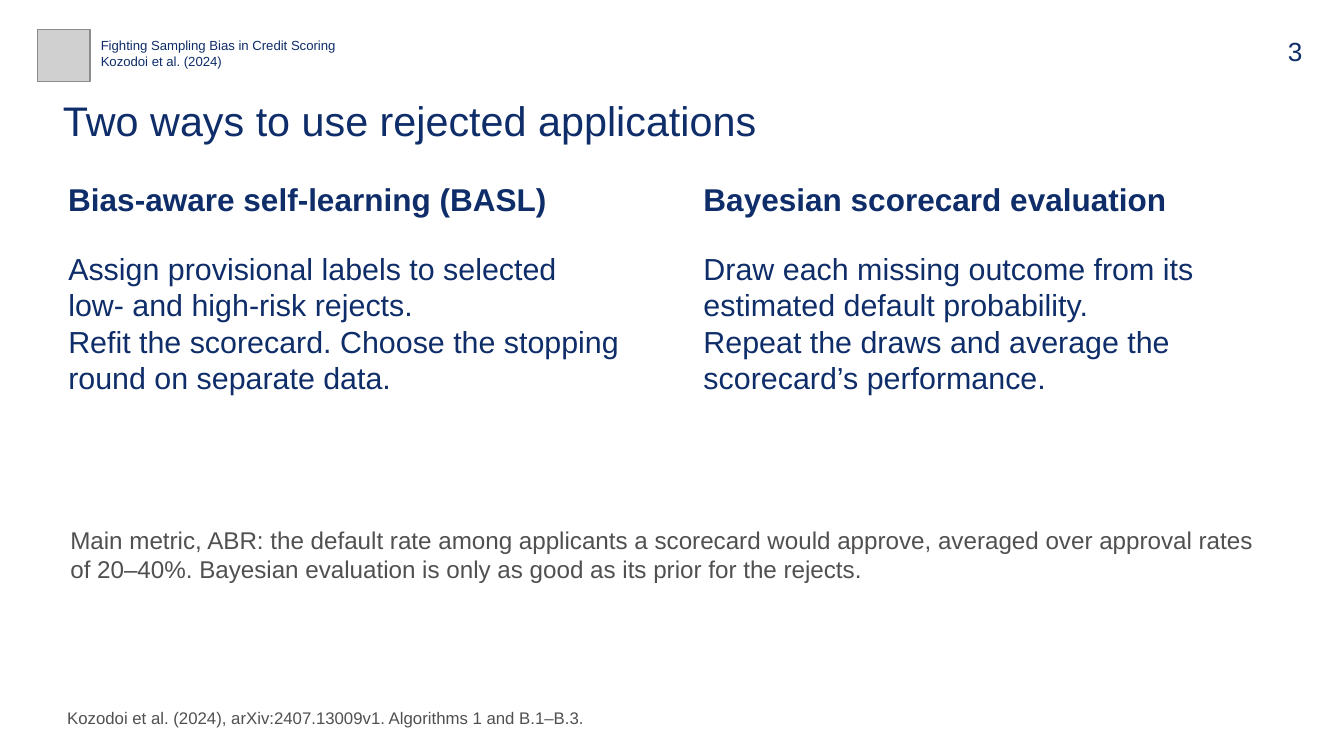
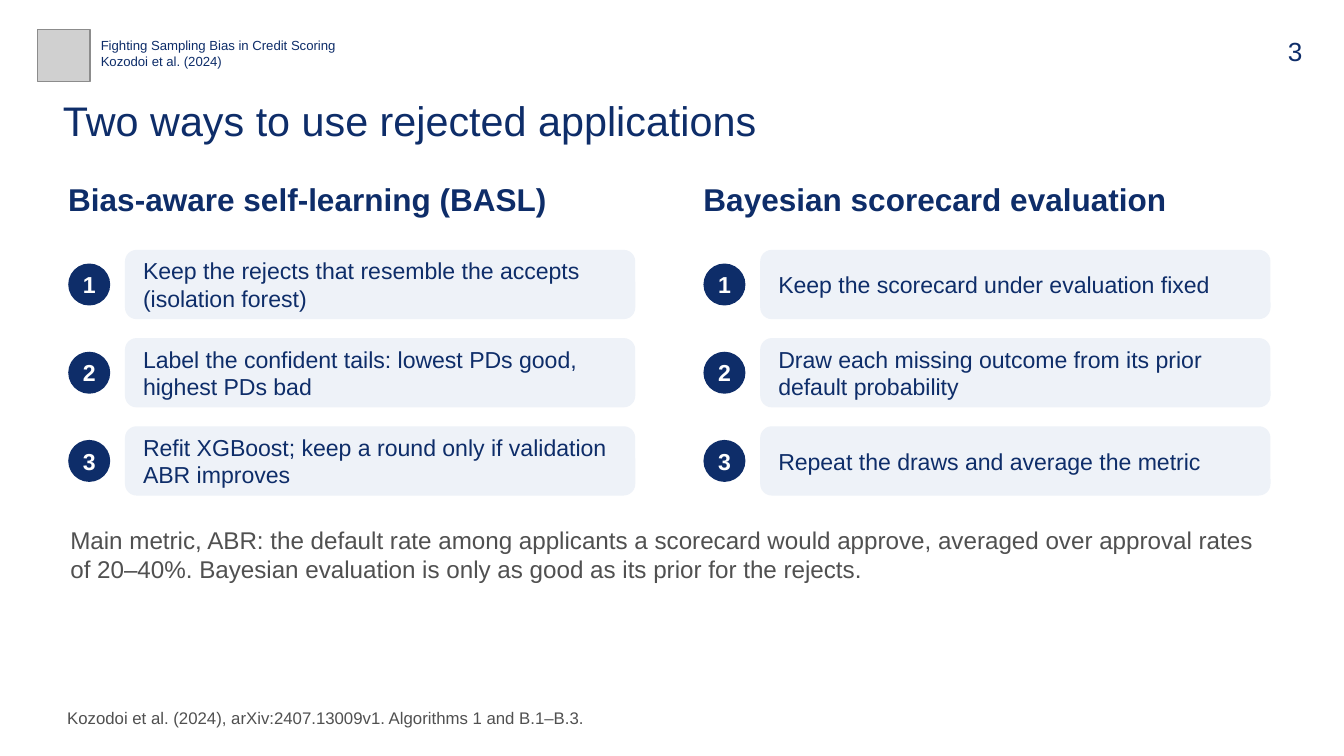
Before and after one commit to bigpurota/paper11, a slide deck: slide 3 of slides/paper11.pptx. Drawn at 1344x756 pixels with LibreOffice and Linux fonts; fonts in the diff are those of the drawing; grey boxes stand for pictures. Boxes give left, top, right and bottom in pixels: in the first picture for what was removed or moved away, otherwise in the second. Text is boxed around its words. In the diff, an @@ line names an element or a change of style, - is before the commit and + after.

```diff
--- a/slides/paper11.pptx
+++ b/slides/paper11.pptx
@@ text removed at (x1=68, y1=258, x2=619, y2=395) @@
-Assign provisional labels to selected low- and high-risk rejects.
-Refit the scorecard. Choose the stopping round on separate data.
@@ ellipse added at (x1=69, y1=263, x2=111, y2=306), fill #0E2D69, 16.5 pt, text #FFFFFF, bold @@
+1
@@ rounded rectangle added at (x1=125, y1=250, x2=635, y2=320), fill #EEF2F8, 16.5 pt, text #0E2D69 @@
+Keep the rejects that resemble the accepts (isolation forest)
@@ text removed at (x1=703, y1=258, x2=1193, y2=395) @@
-Draw each missing outcome from its estimated default probability.
-Repeat the draws and average the scorecard’s performance.
@@ ellipse added at (x1=704, y1=263, x2=746, y2=306), fill #0E2D69, 16.5 pt, text #FFFFFF, bold @@
+1
@@ rounded rectangle added at (x1=760, y1=250, x2=1270, y2=320), fill #EEF2F8, 16.5 pt, text #0E2D69 @@
+Keep the scorecard under evaluation fixed
@@ ellipse added at (x1=69, y1=352, x2=111, y2=394), fill #0E2D69, 16.5 pt, text #FFFFFF, bold @@
+2
@@ rounded rectangle added at (x1=125, y1=338, x2=635, y2=407), fill #EEF2F8, 16.5 pt, text #0E2D69 @@
+Label the confident tails: lowest PDs good, highest PDs bad
@@ ellipse added at (x1=704, y1=352, x2=746, y2=394), fill #0E2D69, 16.5 pt, text #FFFFFF, bold @@
+2
@@ rounded rectangle added at (x1=760, y1=338, x2=1270, y2=407), fill #EEF2F8, 16.5 pt, text #0E2D69 @@
+Draw each missing outcome from its prior default probability
@@ ellipse added at (x1=69, y1=440, x2=111, y2=482), fill #0E2D69, 16.5 pt, text #FFFFFF, bold @@
+3
@@ rounded rectangle added at (x1=125, y1=426, x2=635, y2=496), fill #EEF2F8, 16.5 pt, text #0E2D69 @@
+Refit XGBoost; keep a round only if validation ABR improves
@@ ellipse added at (x1=704, y1=440, x2=746, y2=482), fill #0E2D69, 16.5 pt, text #FFFFFF, bold @@
+3
@@ rounded rectangle added at (x1=760, y1=426, x2=1270, y2=496), fill #EEF2F8, 16.5 pt, text #0E2D69 @@
+Repeat the draws and average the metric
```
Also in this commit, not shown: 2 other slides changed, 10 other files.
